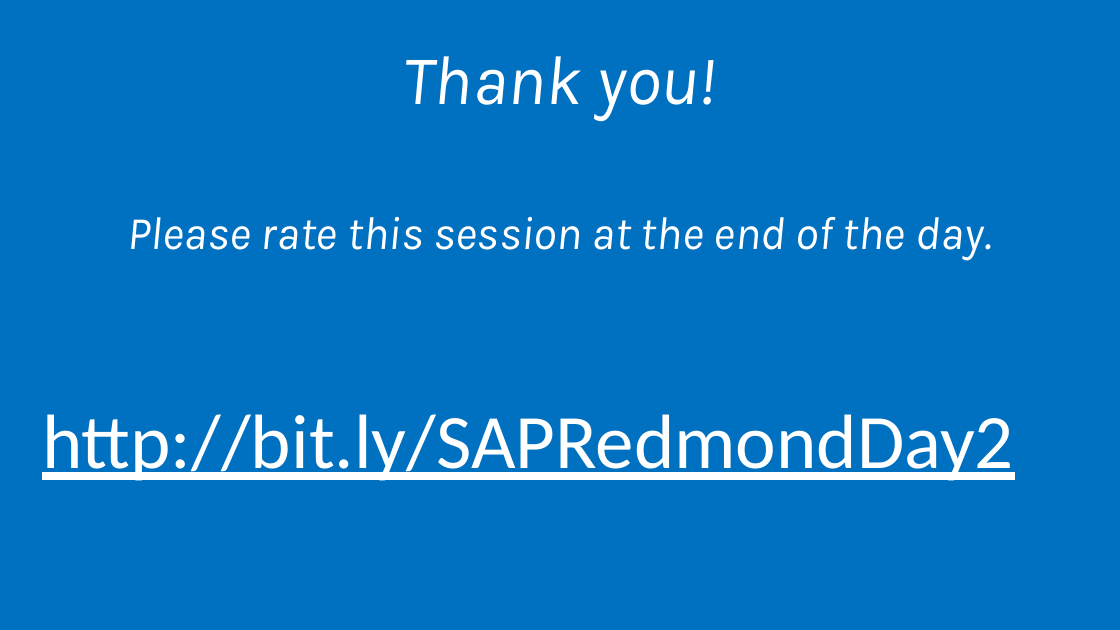
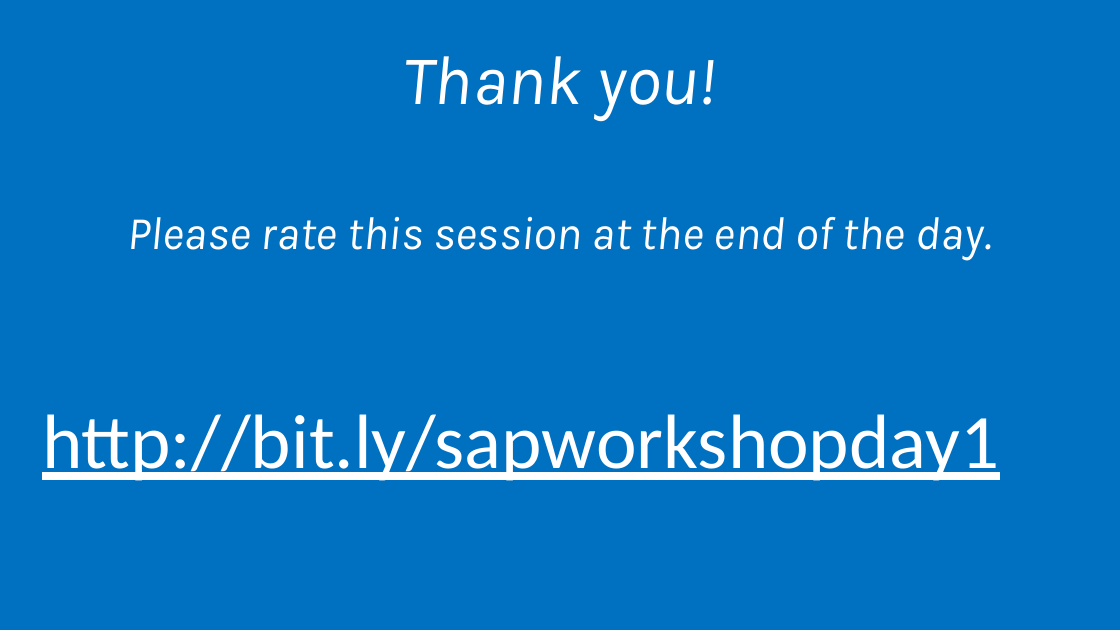
Before and after one commit to AzureCAT-GSI/SAP-on-Azure, a slide deck: slide 25 of SAP-on-Azure-Workshop-multi-day-/Presentations/Lift_and_Shift_CaseStudy.pptx. Drawn at 1120x630 pixels with LibreOffice and Linux fonts; fonts in the diff are those of the drawing; background and template pictures are left out. Boxes give left, top, right and bottom in pixels: in the first picture for what was removed or moved away, otherwise in the second. Text is boxed around its words. In the diff, an @@ line names an element or a change of style, - is before the commit and + after.

```diff
--- a/SAP-on-Azure-Workshop-multi-day-/Presentations/Lift_and_Shift_CaseStudy.pptx
+++ b/SAP-on-Azure-Workshop-multi-day-/Presentations/Lift_and_Shift_CaseStudy.pptx
@@ text at box(42, 414, 999, 481): text changed @@
-http://bit.ly/SAPRedmondDay2
+http://bit.ly/sapworkshopday1
```
Also in this commit, not shown: 2 other files.
